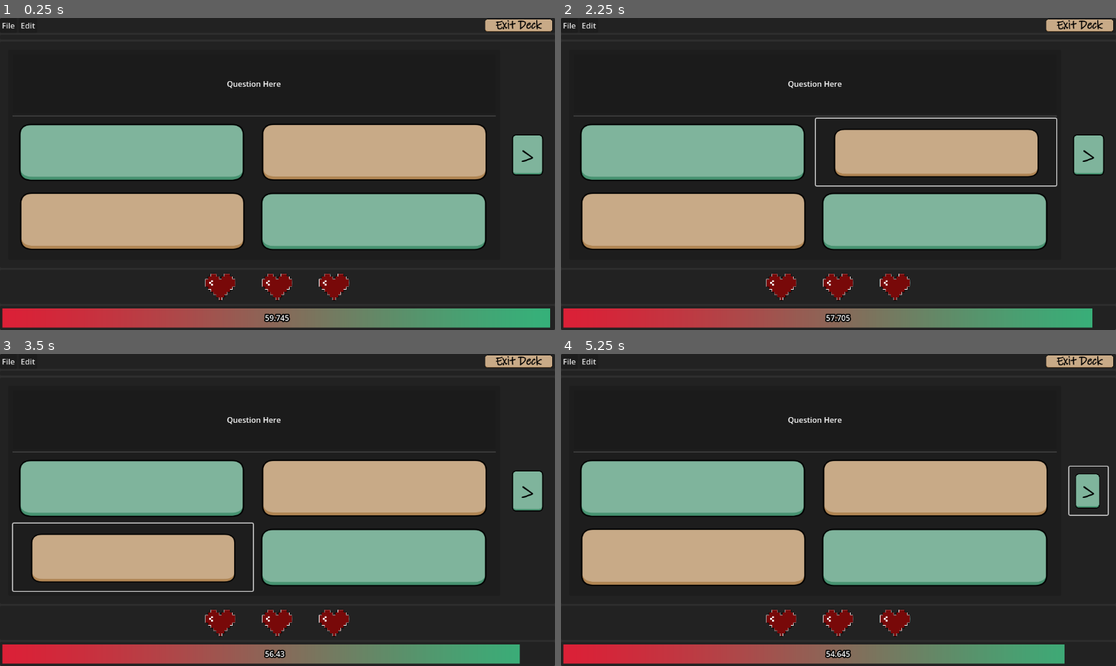
Above: before the commit, frames 1-4 (two rows, left to right).
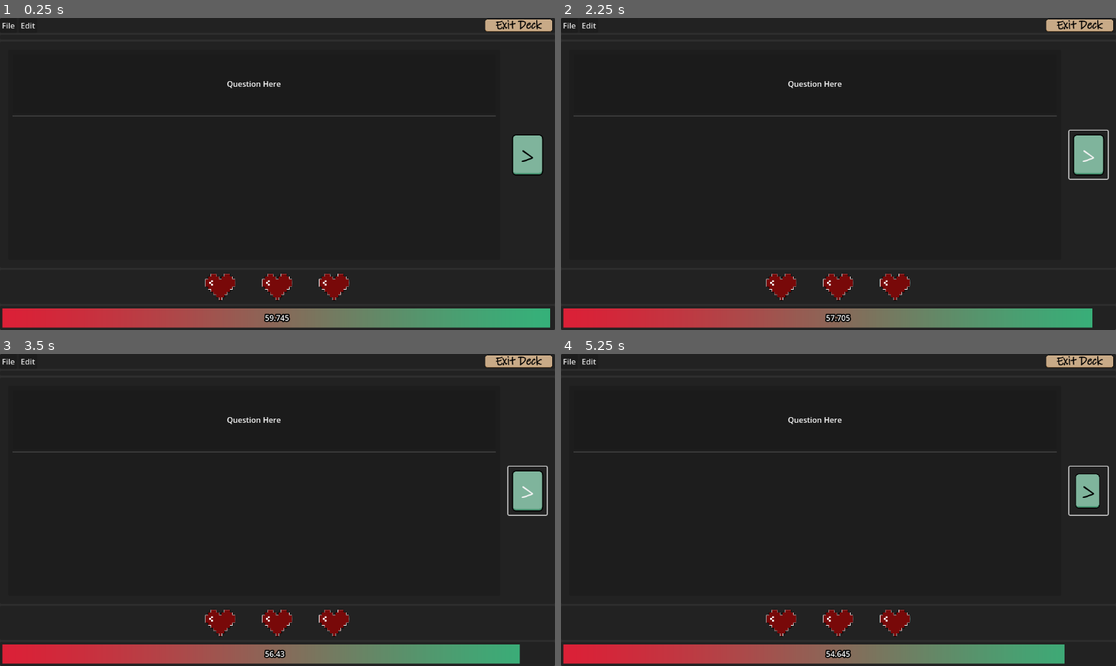
Above: after the commit, the same moments.

Repository: J-Four/Team-9-OOSE
Game: Godot game, scene res://Scenes/playDeck.tscn
Two runs of this game, one before a commit and one after it. Both use one fixed random seed, a clock stepped at 60 frames per second and the inputs below. This scene is started directly instead of the project's main scene.
Inputs (mouse positions are in pixels of both pictures, inside the frame that each line leads up to):
- Up to frame 1 (0.25 s): no input
- Up to frame 2 (2.25 s): click (694, 152) at 0.52 s; click ">" at 1.25 s; click (938, 152) at 2.02 s
- Up to frame 3 (3.5 s): click (133, 556) at 2.77 s
- Up to frame 4 (5.25 s): click (938, 556) at 3.52 s; click (694, 488) at 4.27 s; click ">" at 5 s

The runs differ from the first frame. In frame 1, 29% of the frame differs, in the area x 3-88%, y 33-75%; in frame 2, 28%; in frame 3, 28%; in frame 4, 29%.
Error in both runs: Invalid access to property or key 'Cards' on a base object of type 'Dictionary'. (res://scripts/playScreen.gd:49)

Commit message:
user must enter Q and A to add card

Diff:
--- a/testinggodot/Scenes/playDeck.tscn
+++ b/testinggodot/Scenes/playDeck.tscn
@@ -184,6 +184,7 @@
 text = "False"
 
 [node name="MultipleChoice" type="VBoxContainer" parent="PanelContainer/VBoxContainer/PanelContainer2/MarginContainer/HBoxContainer/PanelContainer/MarginContainer/VBoxContainer"]
+visible = false
 layout_mode = 2
 size_flags_vertical = 3
 
--- a/testinggodot/scripts/CreateDeckScripts/CreateDeck.gd
+++ b/testinggodot/scripts/CreateDeckScripts/CreateDeck.gd
@@ -144,7 +144,10 @@
 
 # Add a new blank card and change to it
 func _on_add_card_button_pressed() -> void:
-	add_new_card_to_deck()
+	if(new_deck["Cards"][current_card]["Answer"] != "" && new_deck["Cards"][current_card]["Question"] != ""): #check if Q and A is not empty
+		add_new_card_to_deck()
+	else:
+		pass #TODO add pop up to ask user to fill Q and choose answer
 
 
 # Update the question in the deck data when the user changes text in the question line edit
